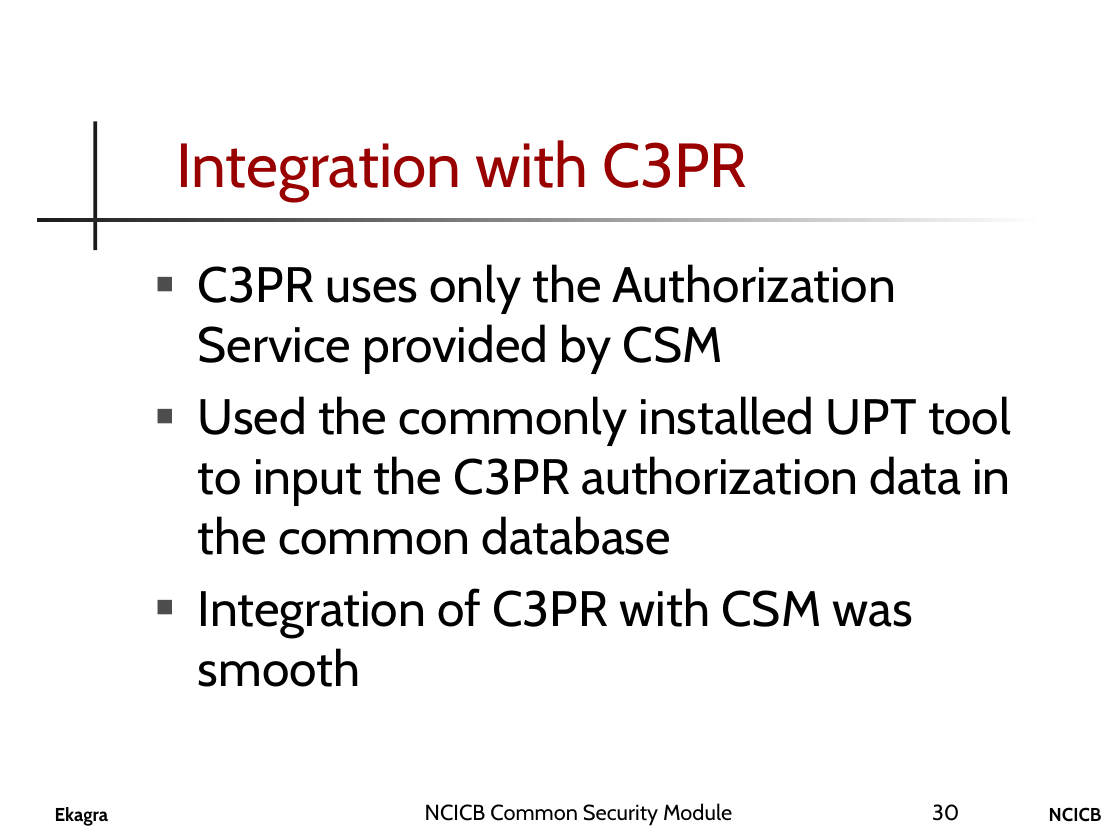
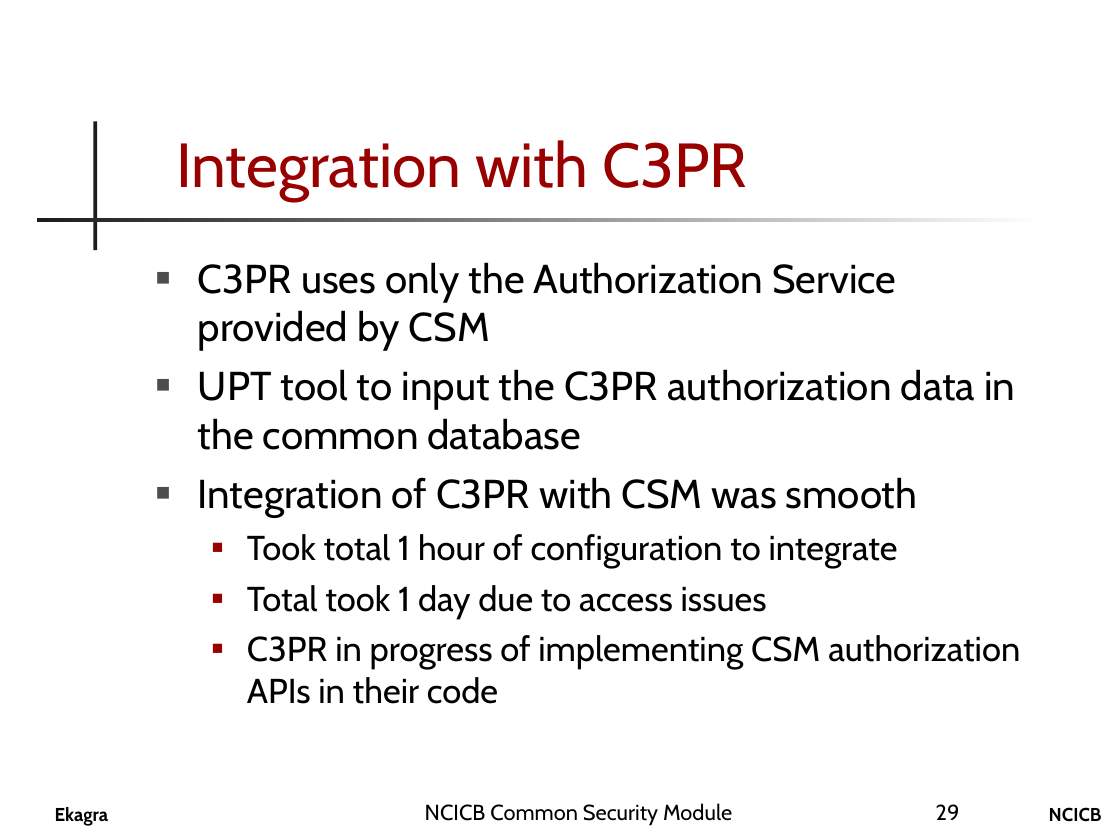
Before and after one commit to CBIIT/common-security-module-docs, a slide deck: slide 29 of CSM_Presentation.ppt (slide 30 before the commit). Drawn at 1120x840 pixels with LibreOffice and Linux fonts; fonts in the diff are those of the drawing; background and template pictures are left out. Boxes give left, top, right and bottom in pixels: in the first picture for what was removed or moved away, otherwise in the second. Text is boxed around its words. In the diff, an @@ line names an element or a change of style, - is before the commit and + after.

```diff
--- a/CSM_Presentation.ppt
+++ b/CSM_Presentation.ppt
@@ text at [198,262,918,518]: size 32 to 25.9 pt in "C3PR uses only the Authorization Service provided ...", "Integration of C3PR with CSM was smooth"; less space between paragraphs @@
@@ text at [198,369,1015,450]: text changed; size 32 to 25.9 pt @@
-■ Used the commonly installed UPT tool to input the C3PR authorization data in the common database
+■ UPT tool to input the C3PR authorization data in the common database
@@ text at [247,534,1020,704]: paragraphs added @@
+  ■ Took total 1 hour of configuration to integrate
+  ■ Total took 1 day due to access issues
+  ■ C3PR in progress of implementing CSM authorization APIs in their code
@@ page number at [936,804,960,820]: text changed @@
-30
+29
```
Also in this commit, not shown: 15 other slides changed, 2 slides added.
